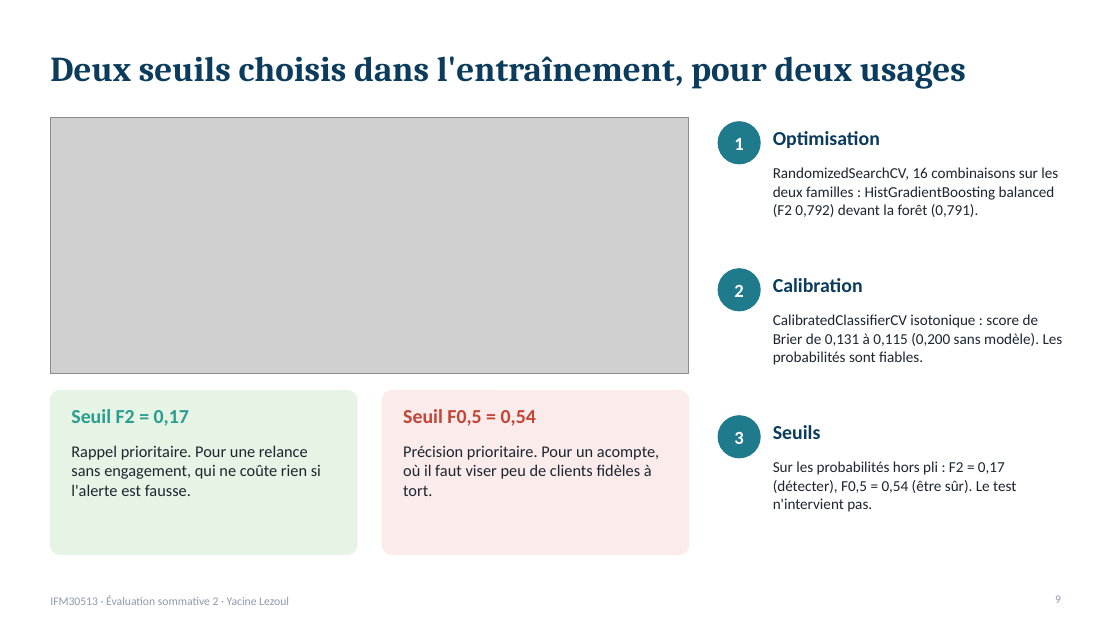
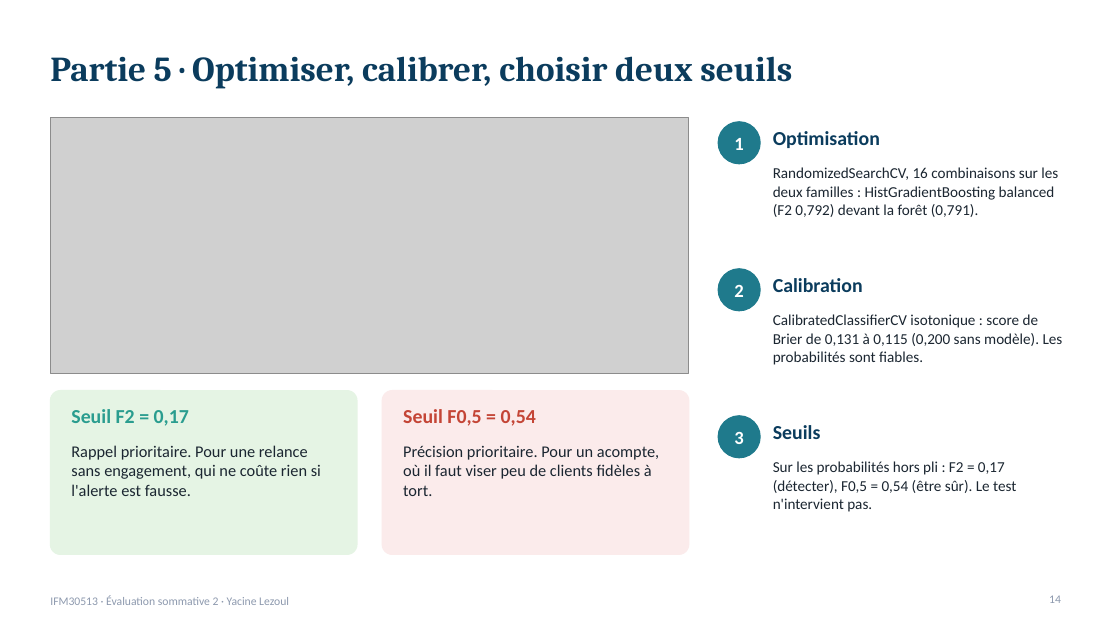
Before and after one commit to lezoul/hotel-cancellation-pipeline, a slide deck: slide 14 of reports/presentation_annulations.pptx (slide 9 before the commit). Drawn at 1120x630 pixels with LibreOffice and Linux fonts; fonts in the diff are those of the drawing; grey boxes stand for pictures. Boxes give left, top, right and bottom in pixels: in the first picture for what was removed or moved away, otherwise in the second. Text is boxed around its words. In the diff, an @@ line names an element or a change of style, - is before the commit and + after.

```diff
--- a/reports/presentation_annulations.pptx
+++ b/reports/presentation_annulations.pptx
@@ title at (50,56,792,88): text changed @@
-Deux seuils choisis dans l'entraînement, pour deux usages
+Partie 5 · Optimiser, calibrer, choisir deux seuils
@@ page number at (1049,595,1061,603): text changed @@
-9
+14
```
Also in this commit, not shown: 6 other slides changed, 9 slides added, 6 slides removed, 1 other file.
